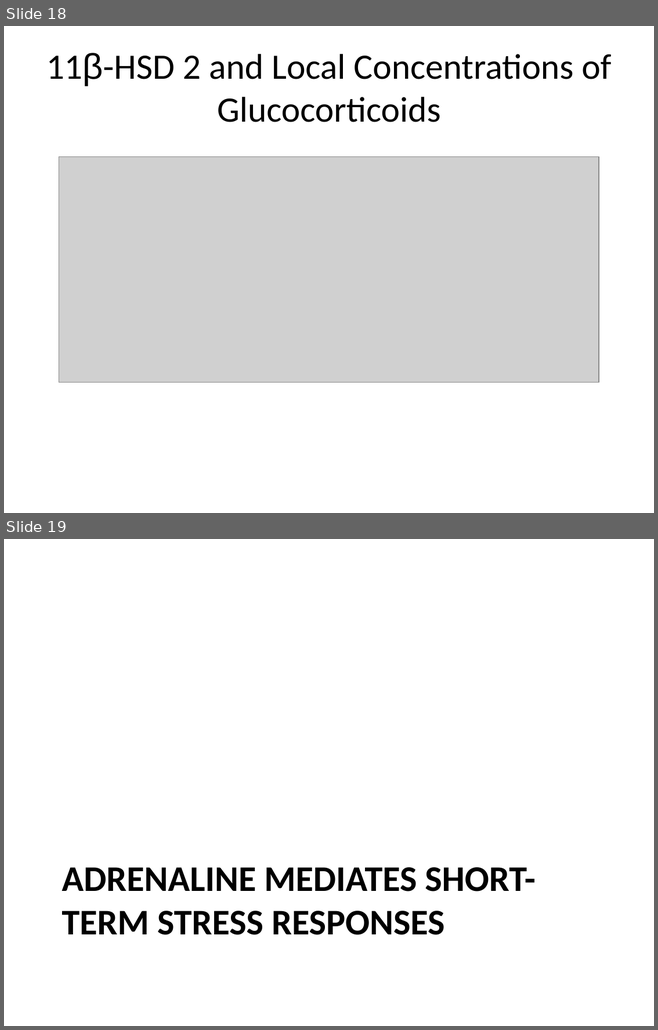
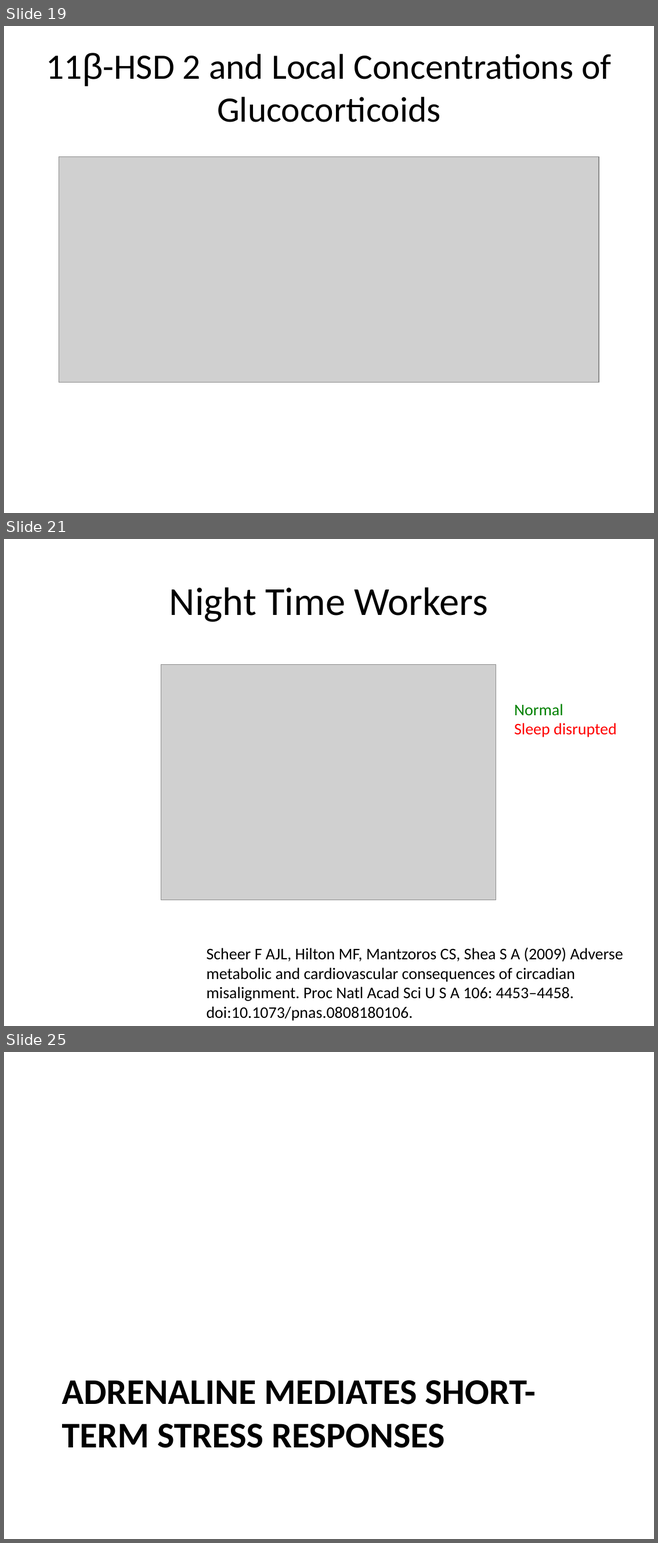
Before and after one commit to detricksnyder/TeachingLectures, a slide deck: PHYS101/adrenals-and-stress-hormones/adrenals-growth-lecture-full.pptx. Shown one above the other, each under a label of ours: slides 18 and 19 before the commit, slides 19, 21 and 25 after it; the slides between them are not shown. The pictures are 658x1030 and 658x1543 pixels, drawn with LibreOffice and Linux fonts; fonts in the diff are those of the drawing; grey boxes stand for pictures. Boxes give left, top, right and bottom in pixels: in the first picture for what was removed or moved away, otherwise in the second. Text is boxed around its words. In the diff, an @@ line names an element or a change of style, - is before the commit and + after.

```diff
--- a/PHYS101/adrenals-and-stress-hormones/adrenals-growth-lecture-full.pptx
+++ b/PHYS101/adrenals-and-stress-hormones/adrenals-growth-lecture-full.pptx
@@ slide 21 added at bbox=[4, 539, 654, 1026], background #FFFFFF @@
@@ title added at bbox=[169, 587, 488, 622], 44 pt, text #000000 @@
+Night Time Workers
@@ picture added at bbox=[161, 664, 496, 900] @@
@@ text added at bbox=[514, 704, 616, 737], 18 pt, text #FF0000 @@
+Normal
+Sleep disrupted
@@ text added at bbox=[206, 947, 623, 1021], 18 pt, text #000000 @@
+Scheer F AJL, Hilton MF, Mantzoros CS, Shea S A (2009) Adverse metabolic and cardiovascular consequences of circadian misalignment. Proc Natl Acad Sci U S A 106: 4453–4458. doi:10.1073/pnas.0808180106.
@@ what was slide 18 is now slide 19 @@
@@ what was slide 19 is now slide 25 @@
```
Also in this commit, not shown: 5 other slides added, 2 other files.
